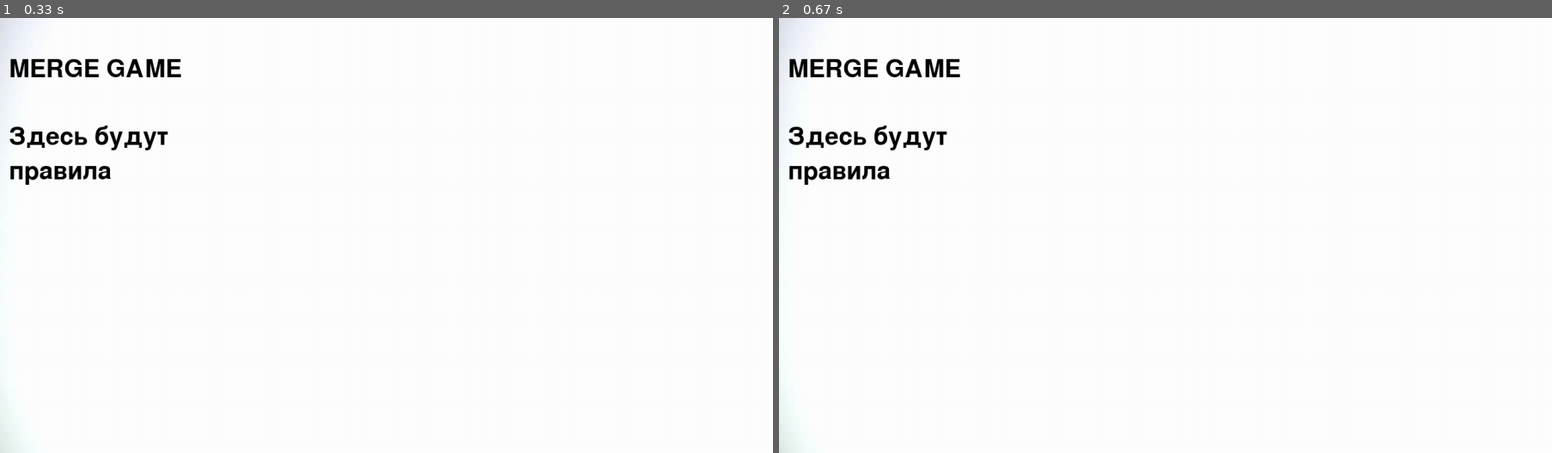
Above: before the commit, frames 1-2 (left to right).
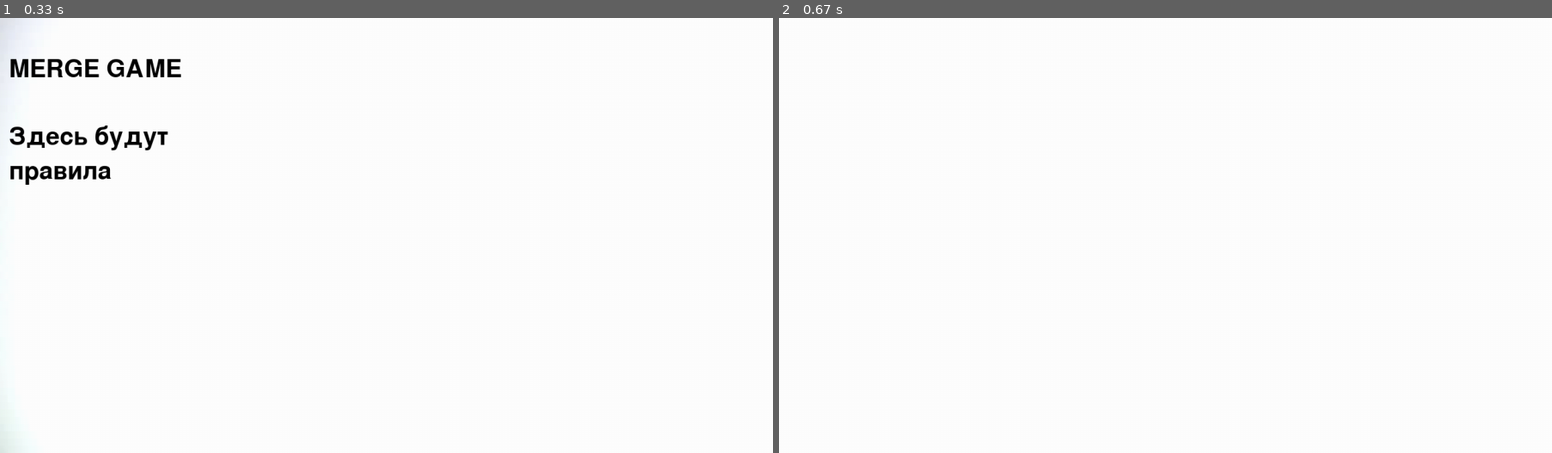
Above: after the commit, the same moments.

Repository: Krivnik/Pygame-Project
Game: pygame game, started from Main.py
The game is run twice, just before and just after one commit, with the same random seed, the same clock (stepped at 60 frames per second) and the same inputs.
Inputs:
- Up to frame 1 (0.33 s): no input
- Up to frame 2 (0.67 s): tap Enter at 0.33 s

Frame 1 is identical in both runs. In frame 2, 1.5% of the frame differs, in the area x 0-24%, y 0-100%.

Commit message:
Some fixes

Diff:
--- a/Main.py
+++ b/Main.py
@@ -12,6 +12,7 @@
     screen = pygame.display.set_mode(size)
 
     start_screen()
+    screen.fill('white')
 
     running = True
     while running:
--- a/start_screen.py
+++ b/start_screen.py
@@ -1,6 +1,8 @@
 import pygame
 import sys
 from image_loading import load_image
+
+FPS = 60
 
 pygame.init()
 size = width, height = 1280, 720
@@ -8,7 +10,8 @@
 
 
 def start_screen():
-    intro_text = ["MERGE GAME", "",
+    intro_text = ["MERGE GAME",
+                  "",
                   "Здесь будут",
                   "правила"]
 
@@ -30,8 +33,7 @@
             if event.type == pygame.QUIT:
                 pygame.quit()
                 sys.exit()
-            elif event.type == pygame.KEYDOWN or \
-                    event.type == pygame.MOUSEBUTTONDOWN:
+            elif event.type == pygame.KEYDOWN or event.type == pygame.MOUSEBUTTONDOWN:
                 return
         pygame.display.flip()
-        pygame.time.Clock().tick(50)
+        pygame.time.Clock().tick(FPS)
